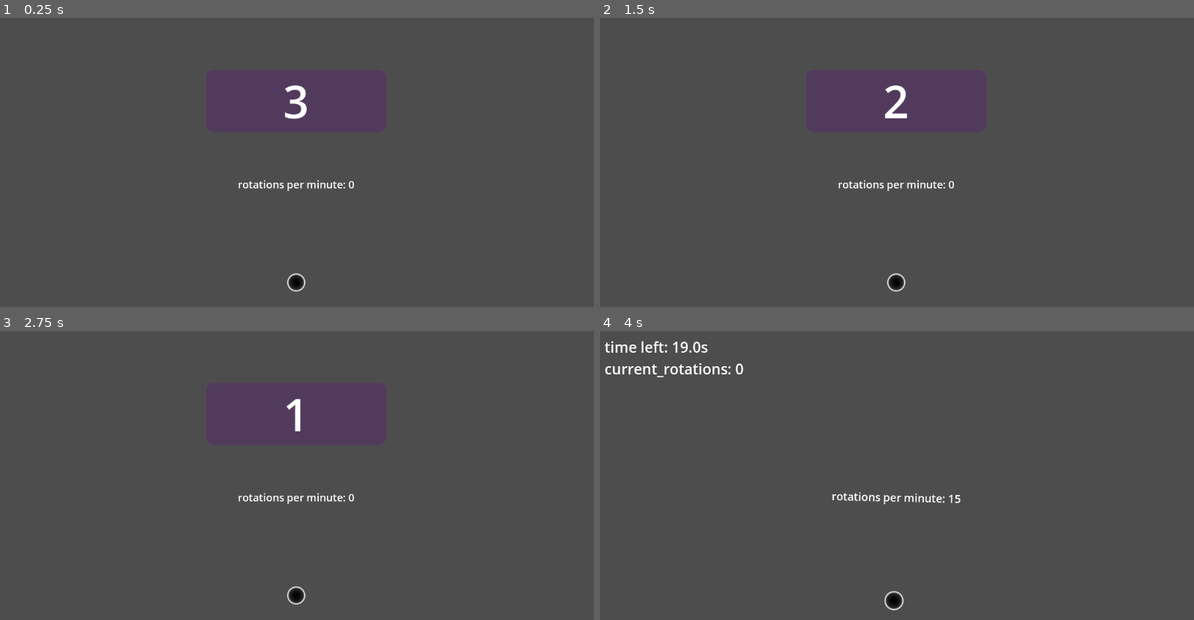
Above: before the commit, frames 1-4 (two rows, left to right).
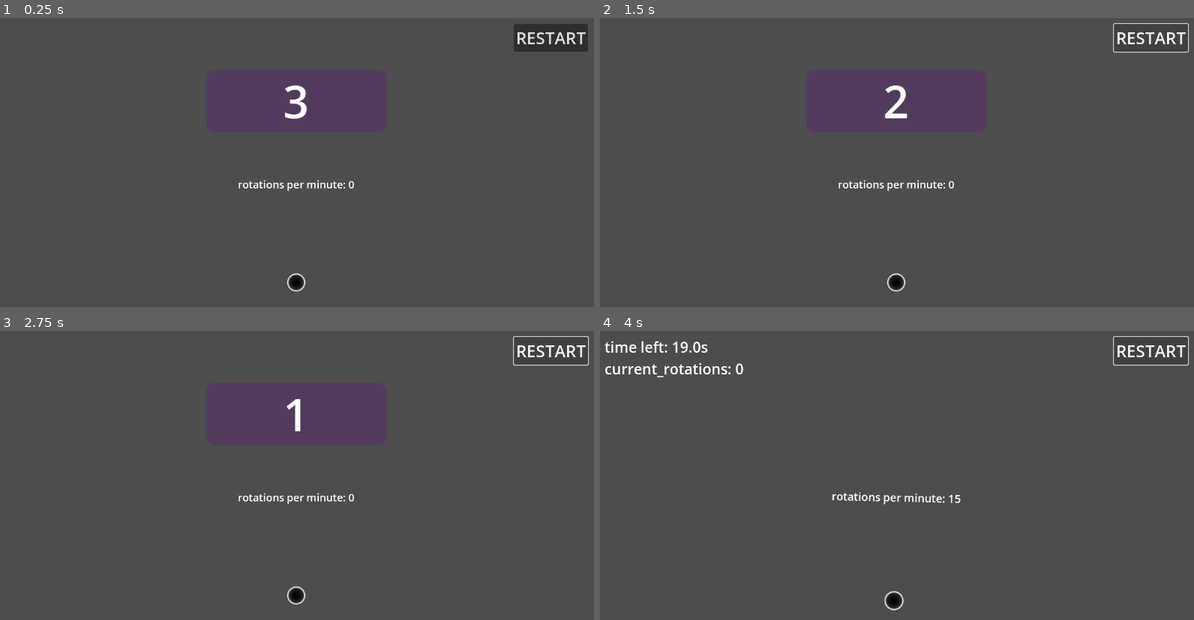
Above: after the commit, the same moments.

Repository: geekazodium/churn-tester-2000
Game: Godot game, scene res://main_scene/main.tscn
Two runs of this game, one before a commit and one after it. Both use one fixed random seed, a clock stepped at 60 frames per second and the inputs below.
Inputs (mouse positions are in pixels of both pictures, inside the frame that each line leads up to):
- Up to frame 1 (0.25 s): no input
- Up to frame 2 (1.5 s): click (1152, 38) at 0.5 s, where only the run after the commit has a clickable "RESTART"; click (1152, 38) at 1.25 s, where only the run after the commit has a clickable "RESTART"
- Up to frame 3 (2.75 s): click (552, 351) at 2 s, where only the run after the commit has a clickable "RESTART"
- Up to frame 4 (4 s): tap Enter at 2.75 s; hold D (right) 2.78-3.53 s; tap Space at 3.5 s; hold S (down) from 3.53 s (still down)

The runs differ from the first frame. In frame 1, 1.1% of the frame differs, in the area x 86-99%, y 2-12%; in frame 2, 0.3%; in frame 3, 0.3%; in frame 4, 0.3%.

Commit message:
feature: restart button

Diff:
--- a/main_scene/main.tscn
+++ b/main_scene/main.tscn
@@ -138,6 +138,20 @@
 main = NodePath("../..")
 game_time_left = NodePath("../../GameEndTimer")
 
+[node name="RetryButton" type="Button" parent="CanvasLayer"]
+anchors_preset = 1
+anchor_left = 1.0
+anchor_right = 1.0
+offset_left = -158.0
+offset_top = 16.0
+offset_right = -16.0
+offset_bottom = 69.0
+grow_horizontal = 0
+theme_override_font_sizes/font_size = 32
+text = "RESTART"
+script = ExtResource("7_r65hd")
+hold_time = 1.0
+
 [connection signal="game_ended" from="." to="CanvasLayer/VBoxContainer" method="_on_main_game_ended"]
 [connection signal="timeout" from="GameStartTimer" to="." method="_start_game"]
 [connection signal="timeout" from="GameStartTimer" to="CanvasLayer/GameStatusLabel" method="_on_game_start"]
--- a/main_scene/retry_button.gd
+++ b/main_scene/retry_button.gd
@@ -1,4 +1,17 @@
 extends Button
 
-func _pressed() -> void:
-	self.get_tree().reload_current_scene();
+@onready var default_text: String = self.text;
+
+@export var hold_time: float = 0;
+var current_hold_time: float = 0;
+
+func _process(delta: float) -> void:
+	if self.button_pressed:
+		if self.current_hold_time >= self.hold_time:
+			self.get_tree().reload_current_scene();
+			return;
+		self.text = "hold" + ".".repeat(round(self.current_hold_time / self.hold_time * 4));
+		self.current_hold_time += delta;
+	else:
+		self.text = self.default_text;
+		self.current_hold_time = 0;
